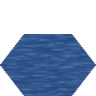
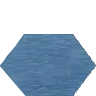
Before/after of a w=96, h=96 layered artwork. What changed in the layer stack:
renamed "Zwischenablage" to "Zwischenablage #1", painted on it over [0, 34, 96, 96]
